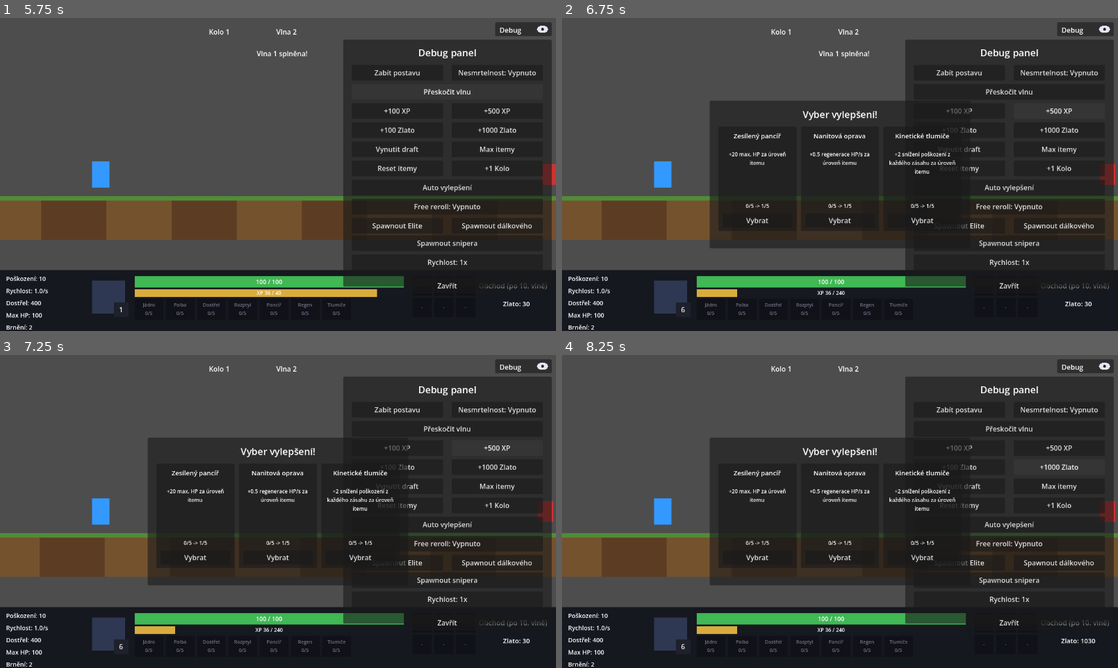
Above: before the commit, frames 1-4 (two rows, left to right).
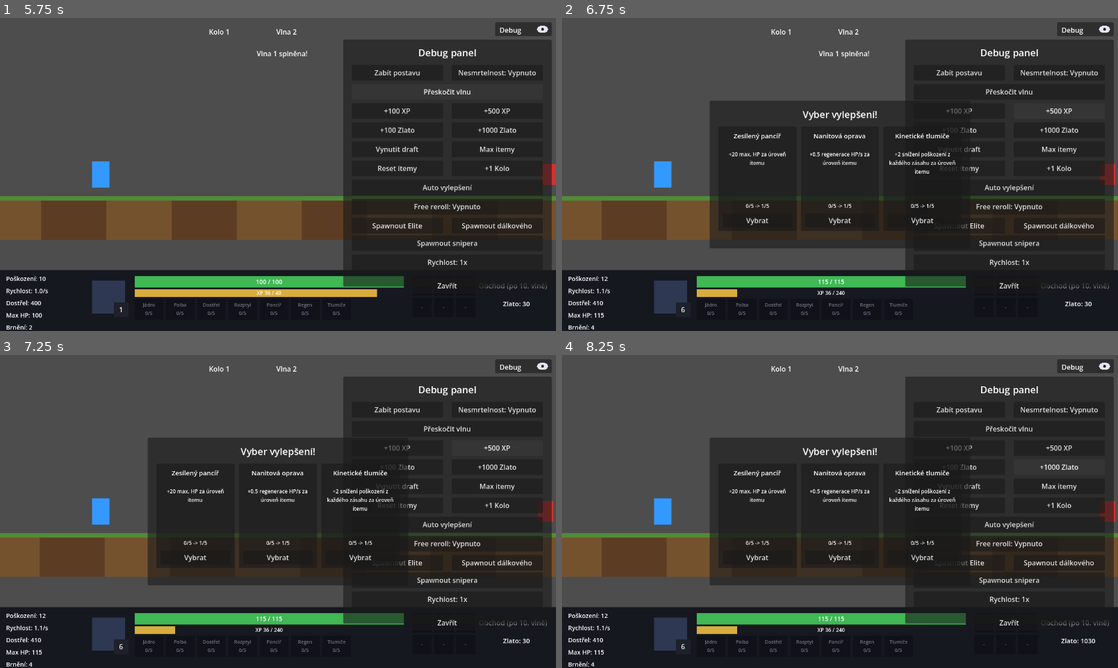
Above: after the commit, the same moments.

Repository: Wazzbi/auto-battler
Game: Godot game, scene res://scenes/main.tscn
Two runs of this game, one before a commit and one after it. Both use one fixed random seed, a clock stepped at 60 frames per second and the inputs below.
Inputs:
- Up to frame 1 (5.75 s): click "Debug" at 0.5 s; click "Zabít postavu" at 1.25 s; click "Pokračovat" at 2 s; click "Debug" at 2.75 s; click "Nesmrtelnost: Vypnuto" at 3.5 s; click "Nesmrtelnost: Zapnuto" at 4.25 s; click "Přeskočit vlnu" at 5 s
- Up to frame 2 (6.75 s): click "+100 XP" at 5.75 s; click "+500 XP" at 6.5 s
- Up to frame 3 (7.25 s): no input
- Up to frame 4 (8.25 s): click "+100 Zlato" at 7.25 s; click "+1000 Zlato" at 8 s

Frame 1 is identical in both runs. In frame 2, less than 0.1% of the frame differs, in the area x 5-51%, y 82-100%; in frame 3, less than 0.1%; in frame 4, less than 0.1%.

Commit message:
Re-add small automatic per-level stat growth
Adds LEVEL_STAT_GROWTH to game_manager.gd - a flat per-stat amount
(damage/attack_speed/attack_range/max_hp/armor/hp_regen) multiplied
by player_level - 1, summed into get_stat_bonus() alongside draft
item ranks and shop items. No player.gd changes needed since
_on_level_changed() already recomputes stats from get_stat_bonus().

This reverses an earlier deliberate removal, but for a different
reason: it's a floor against a run being entirely dependent on
draft/shop luck (values are kept small relative to items on purpose),
not a return to the old "invisible growth" model. First piece of a
3-piece plan toward automatic growth + draft rarity/merge + shared
active abilities.

Co-Authored-By: Claude Sonnet 5 <noreply@anthropic.com>

Diff:
--- a/scripts/autoload/game_manager.gd
+++ b/scripts/autoload/game_manager.gd
@@ -45,6 +45,25 @@
 ## Sníženo z 60 na 40, aby první level-up padl už ve vlně 1, ne až v půlce vlny 2.
 const XP_BASE: int = 40
 const XP_PER_LEVEL_GROWTH: int = 40
+
+## Automatický přírůstek statu za KAŽDOU úroveň nad 1 (get_stat_bonus() ho
+## sčítá k draftu i obchodu, žádné zvláštní zapojení není potřeba - hráč se
+## na level_changed přepočítává už kvůli itemům). Vrácené 2026-09-09 poté,
+## co bylo záměrně odstraněné dřív (viz historie/CLAUDE.md) - tehdy šlo o
+## "každý bod statu má mít viditelný původ ve volbě hráče", teď to řeší jiný
+## problém: run čistě závislý na draft/shop štěstí může být křehký (viz
+## "Balance caveat" v CLAUDE.md). Hodnoty jsou záměrně MALÉ vůči itemům
+## (např. jeden Stříbrný "Přebíječ jader" dá +9.6 poškození, tohle dá +0.5
+## za úroveň) - je to podlaha, ne hlavní zdroj síly, aby volby pořád byly
+## to, co run definuje.
+const LEVEL_STAT_GROWTH := {
+	"damage": 0.5,
+	"attack_speed": 0.02,
+	"attack_range": 2.0,
+	"max_hp": 3.0,
+	"armor": 0.3,
+	"hp_regen": 0.05,
+}
 
 ## --- Item/loot draft --------------------------------------------------
 ## Náhrada za dřívější strom schopností (Q/W/E/R). Místo utrácení bodů do
@@ -515,6 +534,9 @@
 func get_stat_bonus(stat_id: String) -> float:
 	var bonus: float = 0.0
 
+	if LEVEL_STAT_GROWTH.has(stat_id):
+		bonus += float(LEVEL_STAT_GROWTH[stat_id]) * float(player_level - 1)
+
 	for item_id in ITEM_ORDER:
 		var definition: Dictionary = ITEMS[item_id]
 		if definition["stat"] == stat_id:
Not shown, changed: CLAUDE.md
